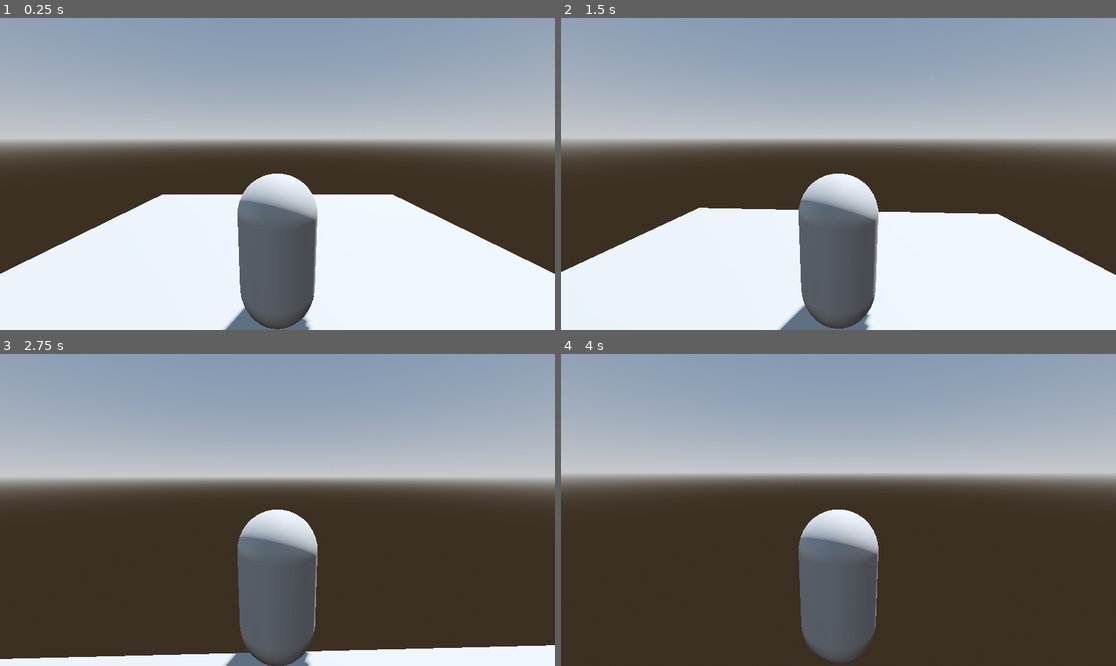
Above: before the commit, frames 1-4 (two rows, left to right).
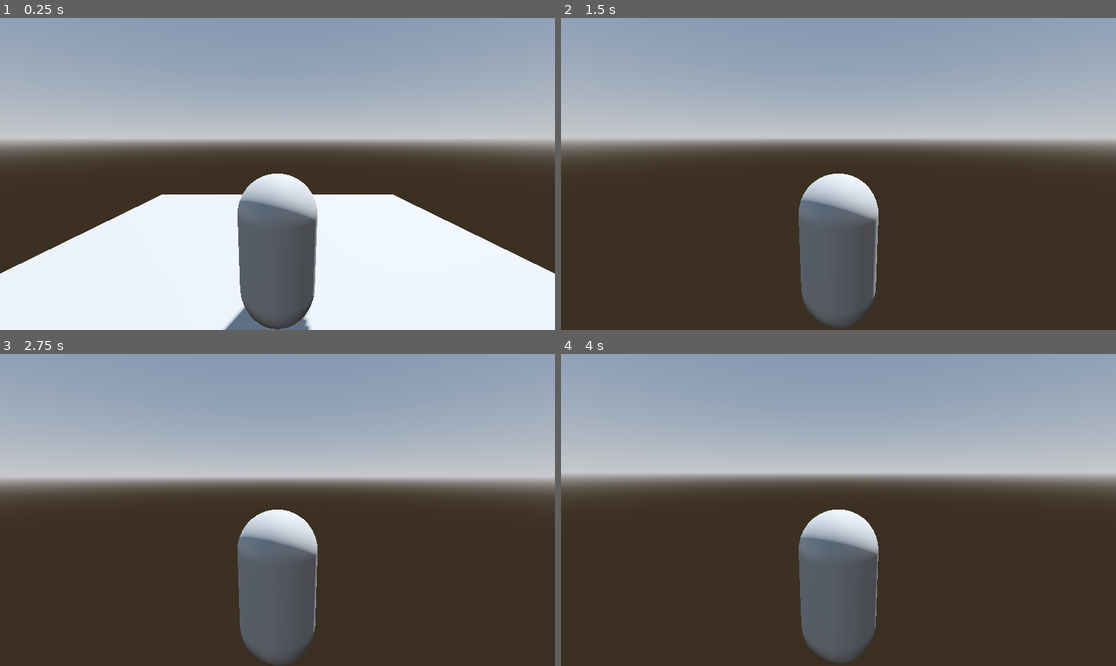
Above: after the commit, the same moments.

Repository: nordic96/unknown
Game: Godot game, scene res://scenes/level.tscn
Same seed, same stepped clock (60 frames per second), same inputs: the game is played once before the commit and once after it.
Inputs (mouse positions are in pixels of both pictures, inside the frame that each line leads up to):
- Up to frame 1 (0.25 s): no input
- Up to frame 2 (1.5 s): tap Enter at 0.5 s; move the mouse to (866, 174) at 0.52 s; hold Space (jump, bound only after the commit) 0.53-1.28 s; hold W (move_forward) from 0.53 s (still down); move the mouse to (810, 174) at 1.27 s; tap Space (jump, bound only after the commit) at 1.35 s
- Up to frame 3 (2.75 s): keep holding W (move_forward); tap Space (jump, bound only after the commit) at 1.52, 1.82 s; move the mouse to (288, 503) at 2.02 s; hold Space (jump, bound only after the commit) from 2.03 s (still down)
- Up to frame 4 (4 s): keep holding W (move_forward); move the mouse to (832, 516) at 2.77 s; release Space (jump, bound only after the commit) at 2.78 s; tap Space (jump, bound only after the commit) at 2.85, 3.02, 3.32, 3.5 s; move the mouse to (877, 513) at 3.52 s; hold Space (jump, bound only after the commit) from 3.53 s (still down)

The runs differ from the first frame. In frame 1, less than 0.1% of the frame differs, in the area x 0-100%, y 56-100%; in frame 2, 29%, in the area x 0-100%, y 60-100%; in frame 3, 4.1%; in frame 4, less than 0.1%.

Commit message:
restructured project

Diff:
--- a/entities/player/Player.gd
+++ b/entities/player/Player.gd
@@ -1,9 +1,12 @@
 extends RigidBody3D
+
+const JUMP_FORCE = 4
 
 var mouse_sensitivity := 0.001
 var twist_input := 0.0
 var pitch_input := 0.0
 
+# Camera Nodes
 @onready var twist_pivot = $TwistPivot
 @onready var pitch_pivot = $TwistPivot/PitchPivot
 
@@ -11,22 +14,30 @@
 func _ready():
 	Input.set_mouse_mode(Input.MOUSE_MODE_CAPTURED)
 
-# Called every frame. 'delta' is the elapsed time since the previous frame.
-func _process(delta):
+# Player Movements (walking)
+func handle_movement(delta):
 	var input := Vector3.ZERO
 	input.x = Input.get_axis('move_left', 'move_right')
 	input.z = Input.get_axis('move_forward', 'move_back')
+	apply_central_force(twist_pivot.basis * input * 1200.0 * delta)
+	if Input.is_action_pressed("jump"):
+		self.apply_impulse(Vector3.UP * JUMP_FORCE)
 
-	apply_central_force(twist_pivot.basis * input * 1200.0 * delta)
-	if Input.is_action_just_pressed("ui_cancel"):
-		Input.set_mouse_mode(Input.MOUSE_MODE_VISIBLE)
 
+func handle_camera_movement():
 	twist_pivot.rotate_y(twist_input)
 	pitch_pivot.rotate_x(pitch_input)
 	pitch_pivot.rotation.x = clamp(pitch_pivot.rotation.x, -0.5, 0.5)
 	twist_input = 0
 	pitch_input = 0
 
+# Called every frame. 'delta' is the elapsed time since the previous frame.
+func _process(delta):
+	handle_camera_movement()
+	handle_movement(delta)
+	if Input.is_action_just_pressed("ui_cancel"):
+		Input.set_mouse_mode(Input.MOUSE_MODE_VISIBLE)
+
 
 func _unhandled_input(event):
 	if event is InputEventMouseMotion and Input.get_mouse_mode() == Input.MOUSE_MODE_CAPTURED:
--- a/project.godot
+++ b/project.godot
@@ -37,3 +37,8 @@
 "events": [Object(InputEventKey,"resource_local_to_scene":false,"resource_name":"","device":-1,"window_id":0,"alt_pressed":false,"shift_pressed":false,"ctrl_pressed":false,"meta_pressed":false,"pressed":false,"keycode":0,"physical_keycode":83,"key_label":0,"unicode":115,"echo":false,"script":null)
 ]
 }
+jump={
+"deadzone": 0.5,
+"events": [Object(InputEventKey,"resource_local_to_scene":false,"resource_name":"","device":-1,"window_id":0,"alt_pressed":false,"shift_pressed":false,"ctrl_pressed":false,"meta_pressed":false,"pressed":false,"keycode":0,"physical_keycode":32,"key_label":0,"unicode":32,"echo":false,"script":null)
+]
+}
--- a/scenes/level.tscn
+++ b/scenes/level.tscn
@@ -39,5 +39,5 @@
 shape = SubResource("ConcavePolygonShape3D_2uiwq")
 
 [node name="Player" parent="." instance=ExtResource("1_nirff")]
-transform = Transform3D(1, 0, 0, 0, 1, 0, 0, 0, 1, 2.08165e-12, 1, 1.083)
+transform = Transform3D(1, 0, 0, 0, 1, 0, 0, 0, 1, 2.08165e-12, 1.2, 1.083)
 top_level = true
